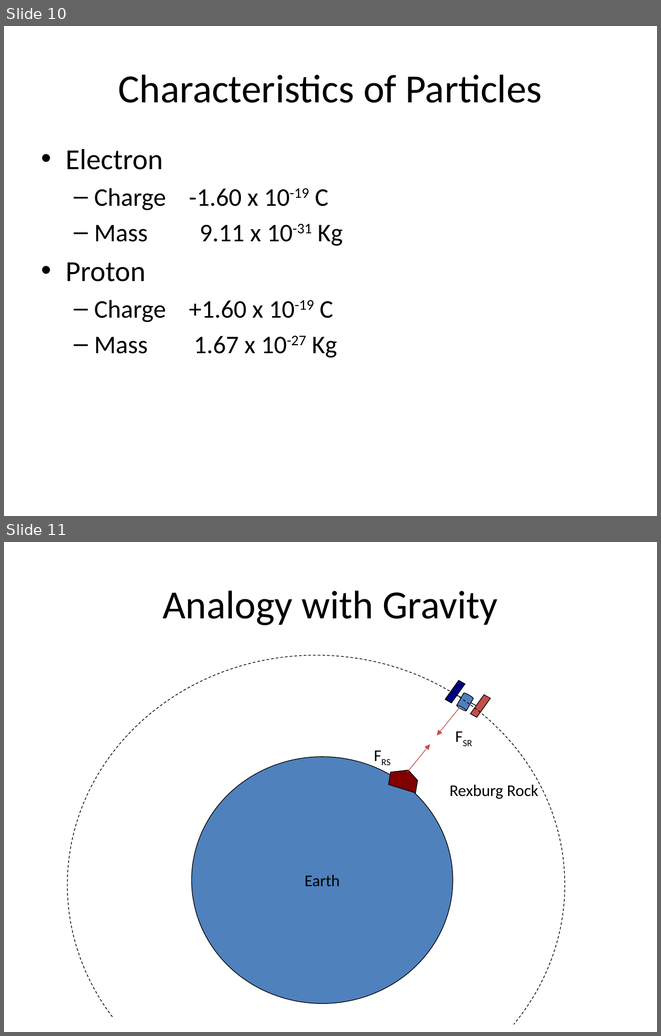
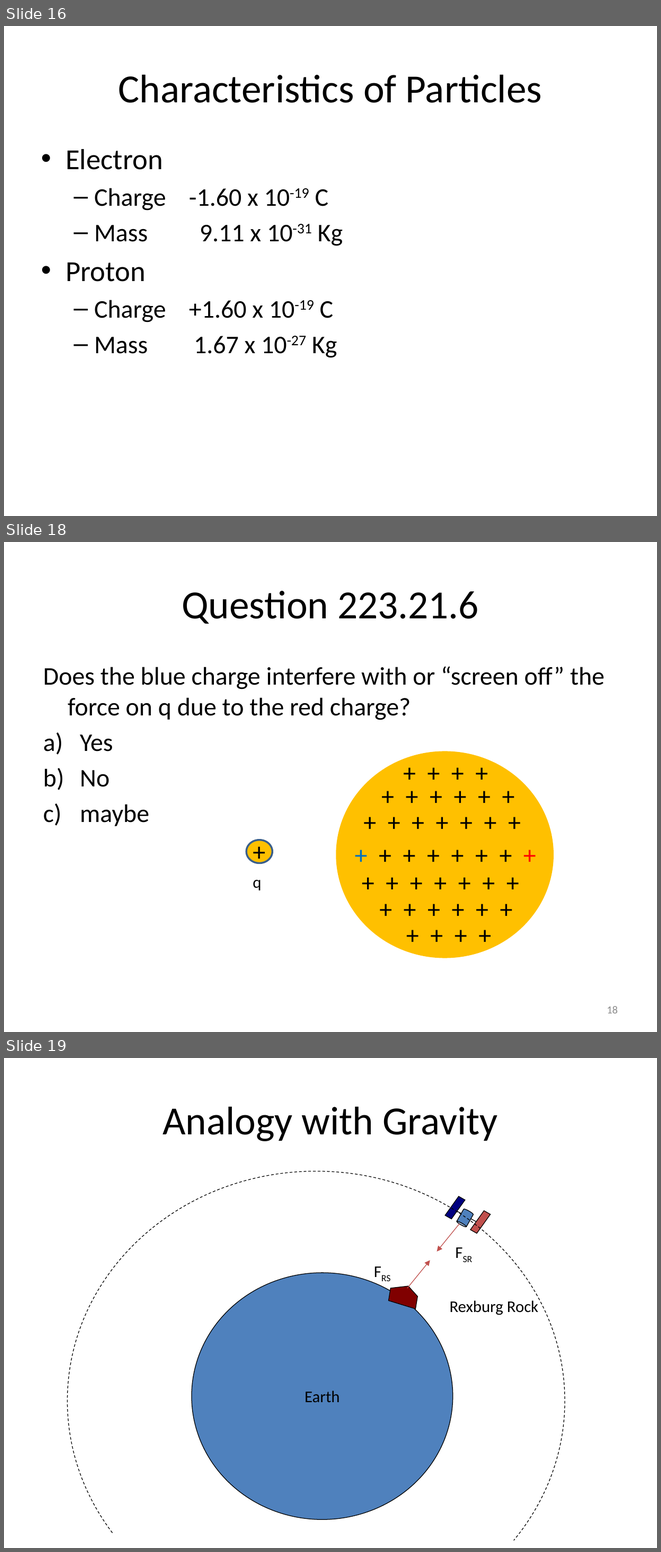
Before and after one commit to rtlines/PH223-Engineering-Physics, a slide deck: Slides/PH223_Lecture_21.pptx. Shown one above the other, each under a label of ours: slides 10 and 11 before the commit, slides 16, 18 and 19 after it; the slides between them are not shown. The pictures are 661x1036 and 661x1552 pixels, drawn with LibreOffice and Linux fonts; fonts in the diff are those of the drawing. Boxes give left, top, right and bottom in pixels: in the first picture for what was removed or moved away, otherwise in the second. Text is boxed around its words. In the diff, an @@ line names an element or a change of style, - is before the commit and + after.

```diff
--- a/Slides/PH223_Lecture_21.pptx
+++ b/Slides/PH223_Lecture_21.pptx
@@ slide 18 added at (4, 542, 657, 1032), background #FFFFFF @@
@@ title added at (182, 591, 479, 624), 44 pt, text #000000 @@
+Question 223.21.6
@@ text added at (43, 666, 604, 787), 28 pt, text #000000 @@
+Does the blue charge interfere with or “screen off” the force on q due to the red charge?
+a) Yes
+b) No
+c) maybe
@@ ellipse added at (336, 751, 553, 958), fill #FFC000 @@
@@ text added at (396, 753, 512, 791), 28 pt, text #000000 @@
++ + + +
@@ text added at (375, 776, 549, 814), 28 pt, text #000000 @@
++ + + + + +
@@ text added at (358, 803, 560, 840), 28 pt, text #000000 @@
++ + + + + + +
@@ ellipse added at (246, 840, 272, 863), fill #FFC000, outline #3A5F8C 2 pt @@
@@ text added at (246, 832, 272, 869), 28 pt, text #000000 @@
++
@@ text added at (348, 835, 581, 872), 28 pt, text #000000 @@
++ + + + + + + +
@@ text added at (355, 863, 558, 900), 28 pt, text #000000 @@
++ + + + + + +
@@ text added at (253, 880, 261, 890), 18 pt, text #000000 @@
+q
@@ text added at (373, 889, 547, 927), 28 pt, text #000000 @@
++ + + + + +
@@ text added at (400, 916, 515, 953), 28 pt, text #000000 @@
++ + + +
@@ page number added at (607, 1006, 618, 1013), 12 pt, text #8C8C8C @@
+18
@@ what was slide 10 is now slide 16 @@
@@ what was slide 11 is now slide 19 @@
```
Also in this commit, not shown: 37 other slides added, 5 other files.
